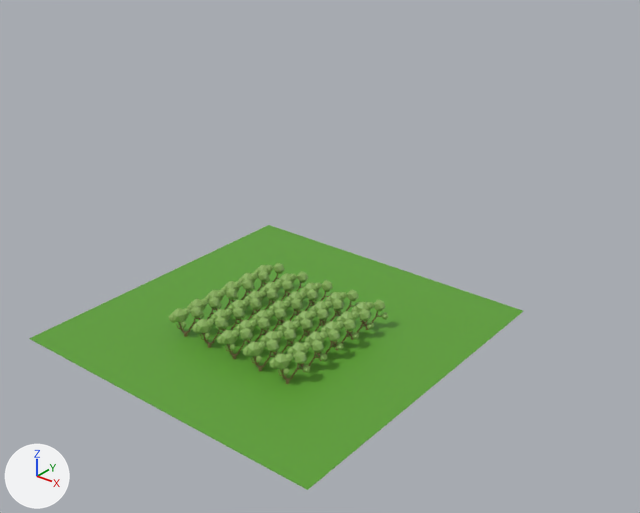
The glTF model public/models/demoscene.glb, before and after one commit.
Before and after are seen from a 50 mm camera at (437.0, -496.0, 384.0) aimed at (52.0, -14.0, 86.0). Arrows for +X, +Y and +Z are at lower left; the lights stay in place. Where no turn or scale is listed for an object, it has been applied to the vertices. Vertices at the same position are counted once.

Objects in the first picture: 'Cube', 'Tree_lp_11.001'.
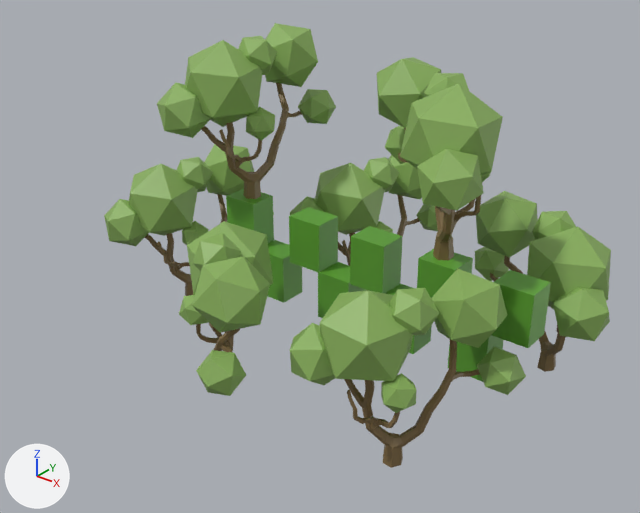
Pixel boxes [x1, y1, x2, y2] of what changed, in the pictures (640 x 513 px):
'Cube', moved, rescaled
    before: [29, 225, 523, 490]
    after: [417, 249, 473, 298]
'Tree_lp_11.002', added (green)
    after: [290, 268, 526, 468]
'Tree_lp_11.001', reshaped, moved, turned, rescaled
    before: [169, 263, 388, 384]
    after: [290, 155, 438, 291]
'Tree_lp_11.004', added (green)
    after: [377, 57, 503, 260]
'Tree_lp_11.003', added (green)
    after: [157, 23, 336, 199]
'Tree_lp_11.005', added (green)
    after: [475, 191, 611, 372]
'Tree_lp_11.006', added (green)
    after: [179, 221, 273, 396]
'Tree_lp_11.007', added (green)
    after: [104, 144, 274, 296]
'Cube.003', added (green)
    after: [491, 270, 551, 348]
'Cube.002', added (green)
    after: [350, 226, 402, 293]
'Cube.004', added (green)
    after: [289, 207, 338, 272]
'Cube.005', added (green)
    after: [226, 189, 274, 243]
'Cube.008', added (green)
    after: [267, 240, 302, 303]
'Cube.007', added (green)
    after: [318, 262, 367, 318]
'Cube.001', added (green)
    after: [448, 335, 504, 382]
'Cube.006', added
    after: [385, 283, 432, 354]
part 1 of me_tree_lp_11, deleted (green)
    before: [169, 271, 388, 384]

The change, as a list of edits to the scene's bpy script:
```text
Change me_tree_lp_11:
    used by ob_tree_lp_11_001; location = (-51.2, 38.3, 0.6); rotation_euler = (1.571, 0.0, 0.0), in degrees (90, 0, 0)
    remove me_tree_lp_11.from_pydata(...)  # 8430 vertices, 15000 faces; spans x -14.1..125.8, y -0.7..25.8, z -13.5..111.3
    add me_tree_lp_11.from_pydata(...)  # 281 vertices, 500 faces; spans x -14.1..13.9, y -0.7..25.8, z -13.5..7.3
    me_tree_lp_11 part 1: 290 loose pieces with 8149 vertices, spanning x -14.1..125.8, y -0.7..25.8, z -13.5..111.3, are deleted
Change ob_cube:
    ob_cube.location: (0.0, 0.0, 0.0) -> (153.8, 0.0, 89.9)
    ob_cube.scale: (150.0, 150.0, 0.14) -> (15.0, 12.0, 20.0)
Change ob_tree_lp_11_001:
    ob_tree_lp_11_001.location: (-51.2, 38.3, 0.6) -> (23.5, 92.5, 0.6)
    ob_tree_lp_11_001.rotation_euler: (1.571, 0.0, 0.0) -> (1.571, 0.0, 0.507)  # degrees (90, 0, 0) -> degrees (90, 0, 29)
    ob_tree_lp_11_001.scale: (1.0, 1.0, 1.0) -> (5.0, 5.0, 5.0)
Add ob_tree_lp_11_007:
    ob_tree_lp_11_007 = bpy.data.objects.new('Tree_lp_11.007', me_tree_lp_11_006)  # 281 vertices, 500 faces; spans x -50.9..30.7, y -61.5..87.5, z -3.7..129.0; in mat_bark_006 (brown #7e6842), mat_tree_006 (green #8bb15e)
    ob_tree_lp_11_007.location = (-102.0, -8.3, 0.6)
Add ob_tree_lp_11_006:
    ob_tree_lp_11_006 = bpy.data.objects.new('Tree_lp_11.006', me_tree_lp_11_005)  # 281 vertices, 500 faces; spans x -37.5..67.9, y -68.6..70.1, z -3.7..129.0; in mat_bark_005 (brown #7e6842), mat_tree_005 (green #8bb15e)
    ob_tree_lp_11_006.location = (23.5, -97.0, 0.6)
Add ob_tree_lp_11_005:
    ob_tree_lp_11_005 = bpy.data.objects.new('Tree_lp_11.005', me_tree_lp_11_004)  # 281 vertices, 500 faces; spans x -84.6..55.7, y -58.4..41.4, z -3.7..129.0; in mat_bark_004 (brown #7e6842), mat_tree_004 (green #8bb15e)
    ob_tree_lp_11_005.location = (203.7, 83.7, 0.6)
Add ob_tree_lp_11_004:
    ob_tree_lp_11_004 = bpy.data.objects.new('Tree_lp_11.004', me_tree_lp_11_003)  # 281 vertices, 500 faces; spans x -77.4..45.7, y -65.8..55.8, z -3.7..129.0; in mat_bark_003 (brown #7e6842), mat_tree_003 (green #8bb15e)
    ob_tree_lp_11_004.location = (150.8, 1.6, 112.4)
Add ob_tree_lp_11_003:
    ob_tree_lp_11_003 = bpy.data.objects.new('Tree_lp_11.003', me_tree_lp_11_002)  # 281 vertices, 500 faces; spans x -47.0..29.0, y -64.0..88.0, z -4.0..129.0; in mat_bark_002 (brown #7e6842), mat_tree_002 (green #8bb15e)
    ob_tree_lp_11_003.location = (-32.2, 1.6, 112.4)
Add ob_tree_lp_11_002:
    ob_tree_lp_11_002 = bpy.data.objects.new('Tree_lp_11.002', me_tree_lp_11_001)  # 281 vertices, 500 faces; spans x -67.8..61.2, y -42.4..73.7, z -3.7..129.0; in mat_bark_001 (brown #7e6842), mat_tree_001 (green #8bb15e)
    ob_tree_lp_11_002.location = (171.9, -85.6, -2.4)
Add ob_cube_008:
    ob_cube_008 = bpy.data.objects.new('Cube.008', me_cube_008)  # a box spanning x -15.0..15.0, y -12.0..12.0, z -20.0..20.0; in mat_material_008 (green #5da132)
    ob_cube_008.location = (-3.4, 0.0, 50.3)
Add ob_cube_007:
    ob_cube_007 = bpy.data.objects.new('Cube.007', me_cube_007)  # a box spanning x -15.0..15.0, y -12.0..12.0, z -20.0..20.0; in mat_material_007 (green #5da132)
    ob_cube_007.location = (62.8, 0.0, 50.3)
Add ob_cube_006:
    ob_cube_006 = bpy.data.objects.new('Cube.006', me_cube_006)  # a box spanning x -15.0..15.0, y -12.0..12.0, z -20.0..20.0; in mat_material_006 (green #5da132)
    ob_cube_006.location = (123.8, 0.0, 50.3)
Add ob_cube_005:
    ob_cube_005 = bpy.data.objects.new('Cube.005', me_cube_005)  # a box spanning x -15.0..15.0, y -12.0..12.0, z -20.0..20.0; in mat_material_005 (green #5da132)
    ob_cube_005.location = (-34.2, 0.0, 89.9)
Add ob_cube_004:
    ob_cube_004 = bpy.data.objects.new('Cube.004', me_cube_004)  # a box spanning x -15.0..15.0, y -12.0..12.0, z -20.0..20.0; in mat_material_004 (green #5da132)
    ob_cube_004.location = (33.8, 0.0, 89.9)
Add ob_cube_003:
    ob_cube_003 = bpy.data.objects.new('Cube.003', me_cube_003)  # a box spanning x -15.0..15.0, y -12.0..12.0, z -20.0..20.0; in mat_material_003 (green #5da132)
    ob_cube_003.location = (212.9, 0.0, 89.9)
Add ob_cube_002:
    ob_cube_002 = bpy.data.objects.new('Cube.002', me_cube_002)  # a box spanning x -15.0..15.0, y -12.0..12.0, z -20.0..20.0; in mat_material_002 (green #5da132)
    ob_cube_002.location = (94.1, 0.0, 89.9)
Add ob_cube_001:
    ob_cube_001 = bpy.data.objects.new('Cube.001', me_cube_001)  # a box spanning x -15.0..15.0, y -12.0..12.0, z -20.0..20.0; in mat_material_001 (green #5da132)
    ob_cube_001.location = (183.5, 0.0, 50.3)
```
